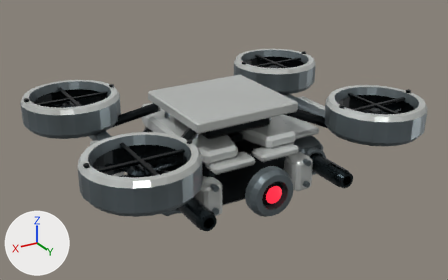
An edit to the Blender file assets/characters/escape-drone/escape-drone.blend, drawn before and after from the same camera.
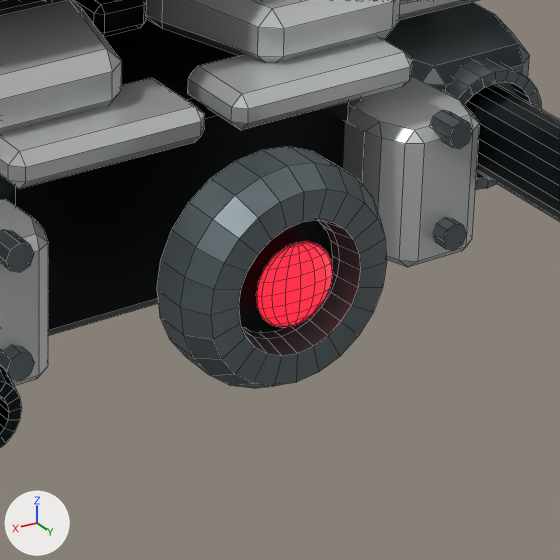
Each version appears first whole from a 50 mm camera at (2.26, 3.806, 2.049) aimed at (-0.015, 0.014, 0.153), and next in a close-up on the part from 47% to 74% of the width and 48% to 90% of the height. The axes (+X, +Y, +Z) are drawn at lower left. The lights are the same throughout. The last two pictures show the newer version. The close-ups show mesh edges as thin lines.

The first close-up shows 'CV_escape_full_RuntimePupilReference', 'ED_Head_armour', 'ED_Head_armourShadow', 'ED_Head_barrel', 'ED_Head_mechanism' and 1 more.
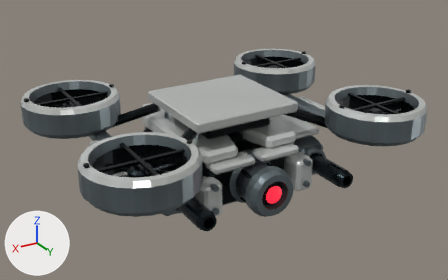
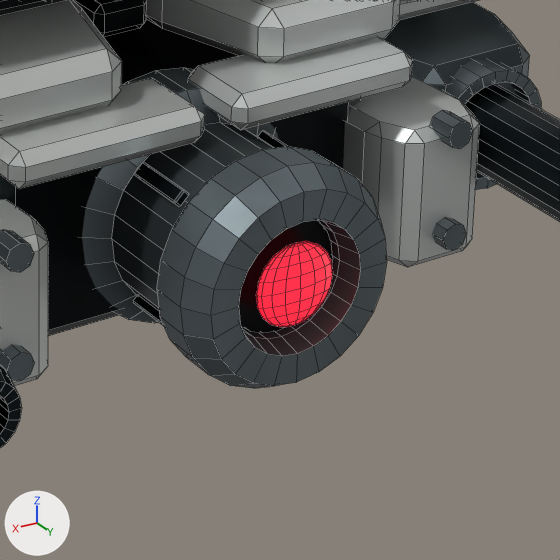
What changed in the scene script:
```text
Change me_cv_escape_full_hollowbarrelshroud:
    used by ob_ed_head_barrel; parent = ob_cv_escape_full; location = (0.0, 0.0, 0.0)
    remove me_cv_escape_full_hollowbarrelshroud.from_pydata(...)  # 296 vertices, 252 faces; spans x -0.646..0.646, y 0.371..0.812, z -0.07..0.07
    add me_cv_escape_full_hollowbarrelshroud.from_pydata(...)  # 392 vertices, 356 faces; spans x -0.646..0.646, y 0.371..0.812, z -0.123..0.123
    me_cv_escape_full_hollowbarrelshroud part 1: a new loose piece of 24 vertices spanning x 0.098..0.123, y 0.469..0.581, z 0.098..0.123, in mat_ed_barrel
    me_cv_escape_full_hollowbarrelshroud part 2: a new loose piece of 24 vertices spanning x -0.123..-0.098, y 0.469..0.581, z 0.098..0.123, in mat_ed_barrel
    me_cv_escape_full_hollowbarrelshroud part 3: a new loose piece of 24 vertices spanning x 0.098..0.123, y 0.469..0.581, z -0.123..-0.098, in mat_ed_barrel
    other edits to the shape of me_cv_escape_full_hollowbarrelshroud do not show in these pictures
Change me_cv_escape_full_barrelseat:
    used by ob_ed_head_armourshadow; parent = ob_cv_escape_full; location = (0.0, 0.0, 0.0)
    remove me_cv_escape_full_barrelseat.from_pydata(...)  # 752 vertices, 716 faces; spans x -0.736..0.736, y -0.671..0.728, z -0.18..0.35
    add me_cv_escape_full_barrelseat.from_pydata(...)  # 872 vertices, 836 faces; spans x -0.736..0.736, y -0.671..0.728, z -0.196..0.35
    me_cv_escape_full_barrelseat part 4
    24 vertices are removed from x -0.1..0.1, y 0.623, z -0.1..0.1
    48 faces are deleted
    72 vertices are added at x -0.196..0.196, y 0.336..0.623, z -0.196..0.196
    24 new vertices lie (0.0, -0.35, 0.0) away from vertices in x -0.1..0.1, y 0.686, z -0.1..0.1
    24 new vertices lie (0.0, 0.14, 0.0) away from vertices in x -0.152..0.152, y 0.455, z -0.152..0.152
    24 new vertices lie (0.0, 0.084, 0.0) away from vertices in x -0.196..0.196, y 0.336, z -0.196..0.196
    168 new faces join them
```

Changed parts and their boxes [x1, y1, x2, y2] in the close-ups (560 x 560 px):
part 1 of me_cv_escape_full_hollowbarrelshroud, added
    after: [135, 162, 189, 206]
part 2 of me_cv_escape_full_hollowbarrelshroud, added
    after: [258, 131, 287, 148]
part 3 of me_cv_escape_full_hollowbarrelshroud, added
    after: [133, 295, 164, 326]
part 4 of me_cv_escape_full_barrelseat, built on (mostly hidden before)
    before: [242, 220, 339, 339]
    after: [82, 67, 339, 339]
